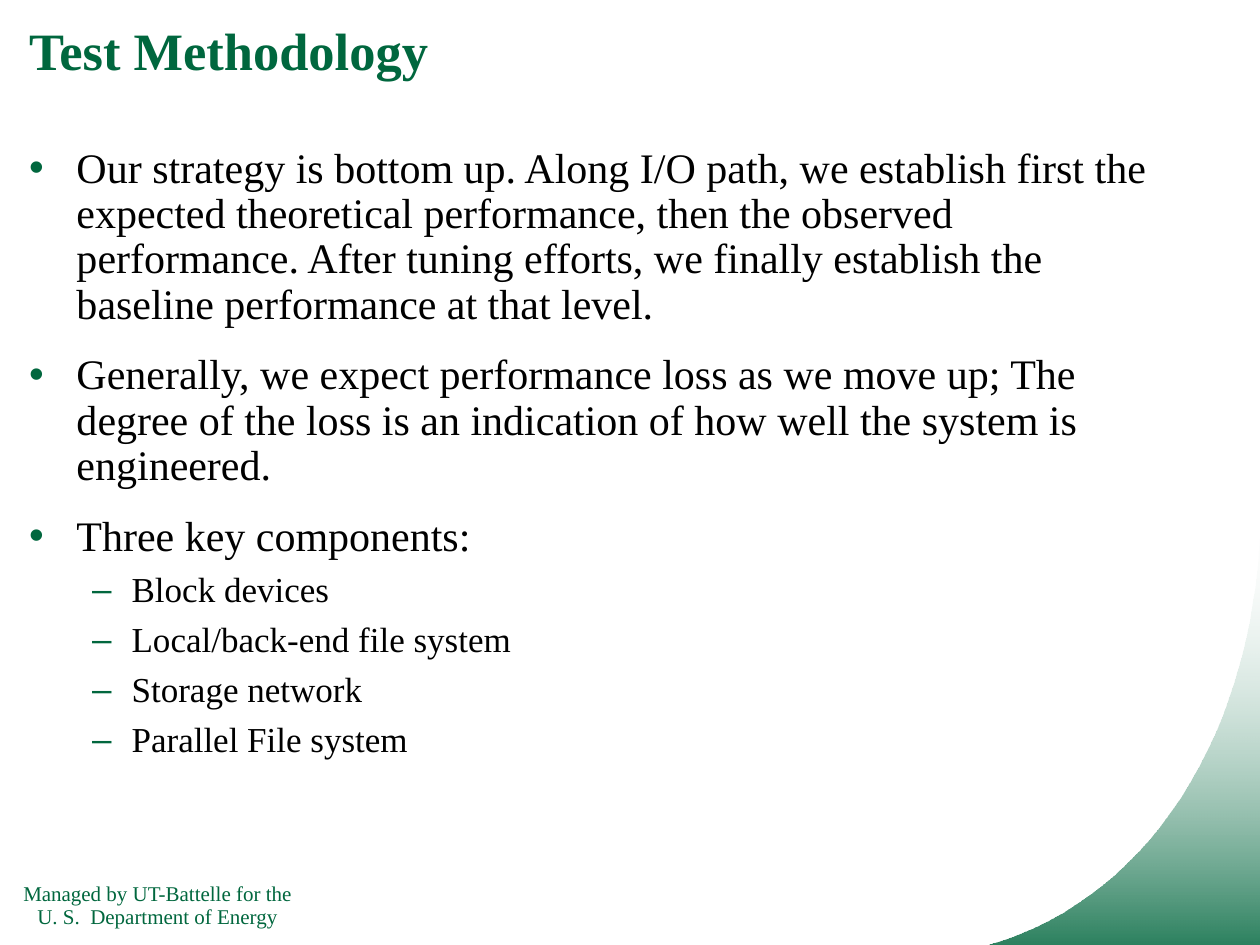
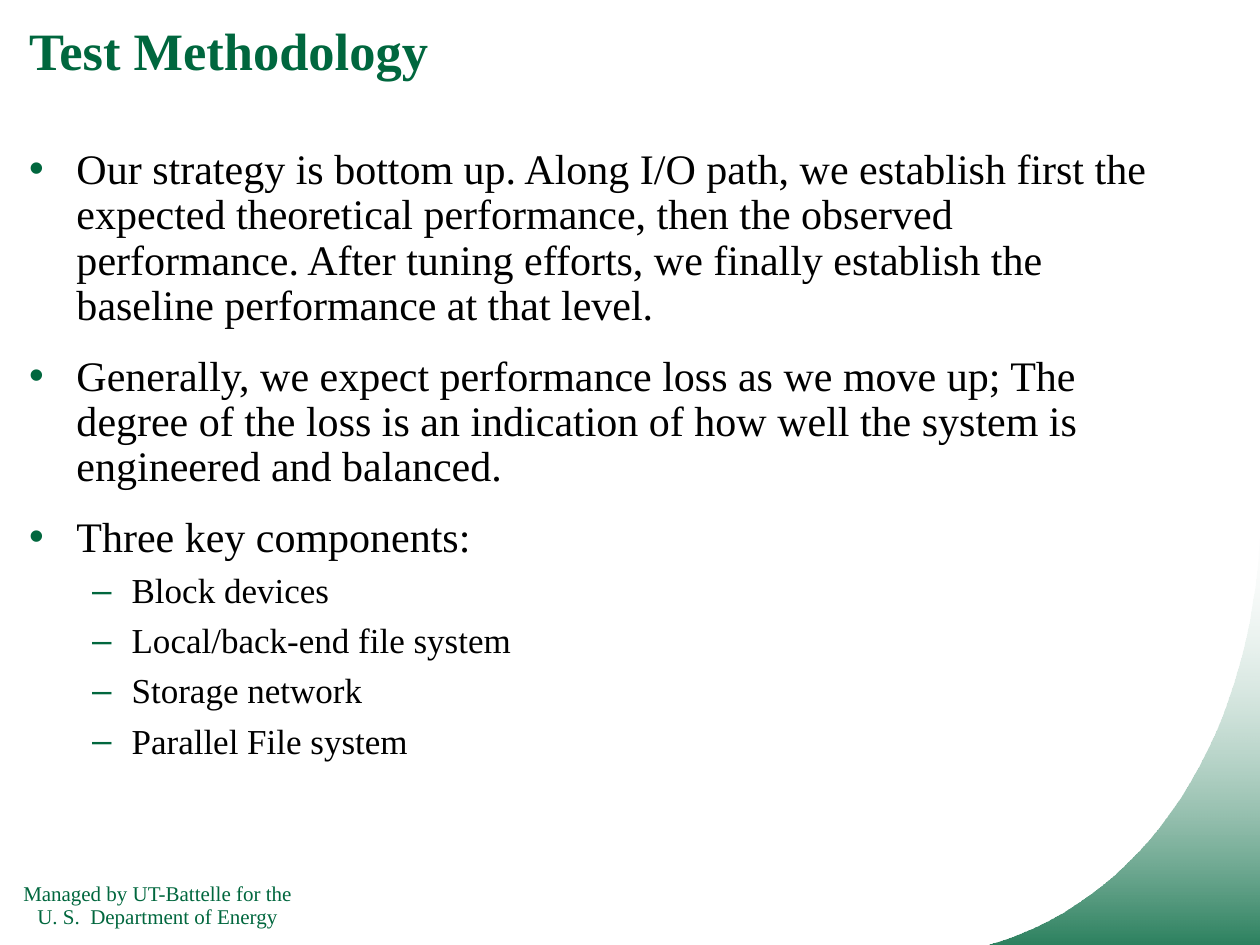
Before and after one commit to fwang2/pdsw12-ceph, a slide deck: slide 6 of feiyi-pdsw-ceph.pptx. Drawn at 1260x945 pixels with LibreOffice and Linux fonts; fonts in the diff are those of the drawing; background and template pictures are left out. Boxes give left, top, right and bottom in pixels: in the first picture for what was removed or moved away, otherwise in the second. Text is boxed around its words. In the diff, an @@ line names an element or a change of style, - is before the commit and + after.

```diff
--- a/feiyi-pdsw-ceph.pptx
+++ b/feiyi-pdsw-ceph.pptx
@@ text at box(76, 361, 1077, 490): text changed @@
-• Generally, we expect performance loss as we move up; The degree of the loss is an indication of how well the system is engineered.
+• Generally, we expect performance loss as we move up; The degree of the loss is an indication of how well the system is engineered and balanced.
```
Also in this commit, not shown: 1 other file.
